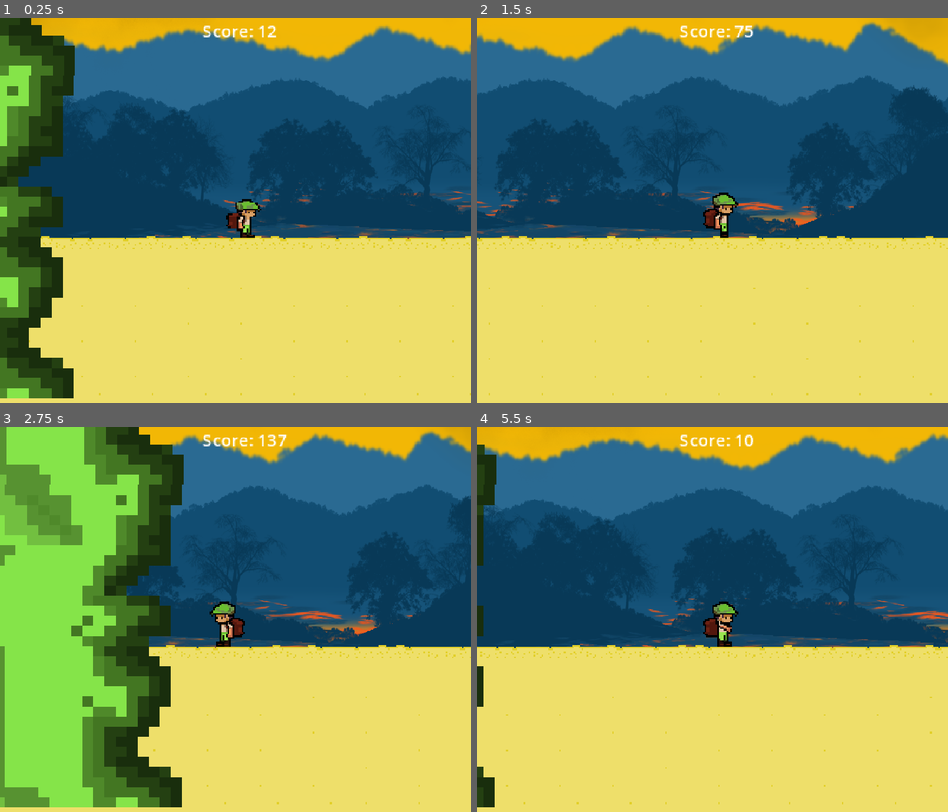
Above: before the commit, frames 1-4 (two rows, left to right).
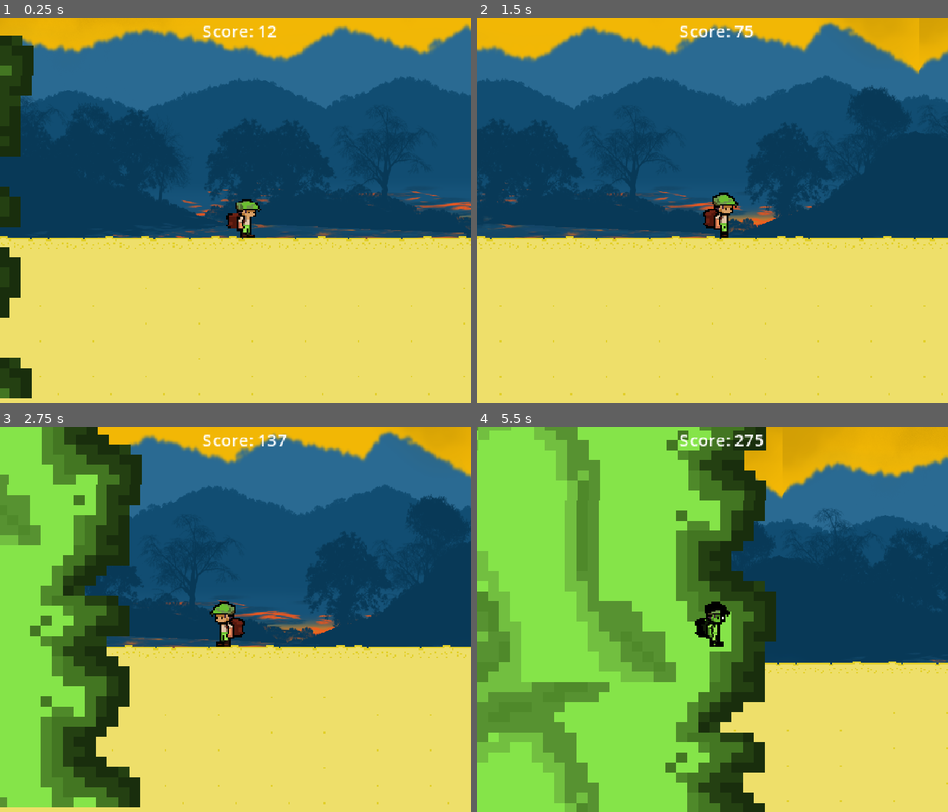
Above: after the commit, the same moments.

Repository: Overlord1304/Stormlock-Escape
Game: Godot game, scene res://scenes/main.tscn
The game is run twice, just before and just after one commit, with the same random seed, the same clock (stepped at 60 frames per second) and the same inputs.
Inputs:
- Up to frame 1 (0.25 s): no input
- Up to frame 2 (1.5 s): tap Enter at 0.5 s; hold Right (ui_right) from 0.53 s (still down); tap Alt at 0.6 s; tap Up (ui_up) at 0.77 s; tap Shift at 1.35 s
- Up to frame 3 (2.75 s): tap Up (ui_up) at 1.52 s; release Right (ui_right) at 2.03 s; hold Left (ui_left) from 2.03 s (still down); tap Alt at 2.1 s
- Up to frame 4 (5.5 s): release Left (ui_left) at 2.78 s; hold Right (ui_right) 2.78-4.28 s; tap Shift at 2.85, 4.35 s; tap Up (ui_up) at 3.02, 3.77, 4.52 s; tap Alt at 3.6, 5.1 s; hold Left (ui_left) 4.28-5.03 s; hold Right (ui_right) from 5.03 s (still down)

The runs differ from the first frame. In frame 1, 22% of the frame differs, in the area x 0-100%, y 0-99%; in frame 2, 15%; in frame 3, 35%; in frame 4, 71%, in the area x 0-100%, y 0-100%.

Commit message:
added death animation for player

Diff:
--- a/scenes/main.tscn
+++ b/scenes/main.tscn
@@ -9,10 +9,6 @@
 
 [node name="Node2D" type="Node2D"]
 script = ExtResource("1_tefeu")
-
-[node name="player" parent="." instance=ExtResource("6_tefeu")]
-z_index = 1
-position = Vector2(202, 134)
 
 [node name="Node2D" parent="." instance=ExtResource("3_sugp2")]
 position = Vector2(-980, -324)
@@ -44,3 +40,6 @@
 offset_left = 73.5
 offset_right = 257.5
 offset_bottom = 53.0
+
+[node name="player" parent="." instance=ExtResource("6_tefeu")]
+position = Vector2(228, 112)
--- a/scenes/player.tscn
+++ b/scenes/player.tscn
@@ -1,13 +1,42 @@
-[gd_scene load_steps=30 format=3 uid="uid://b46ati8dl6si0"]
+[gd_scene load_steps=38 format=3 uid="uid://b46ati8dl6si0"]
 
 [ext_resource type="Script" uid="uid://cyjqbcgq12gsu" path="res://scripts/player.gd" id="1_dqkch"]
-[ext_resource type="Texture2D" uid="uid://dnfcevdxtdcaa" path="res://anims/playersheet-sheet.png" id="2_qlg0r"]
-[ext_resource type="Texture2D" uid="uid://daqo0xka2bm7l" path="res://anims/playerjump.png" id="3_tuyoq"]
-[ext_resource type="Texture2D" uid="uid://uer0cn4gi6ny" path="res://anims/walking.png" id="4_fjrip"]
+[ext_resource type="Texture2D" uid="uid://dnfcevdxtdcaa" path="res://sprites/playersheet-sheet.png" id="2_qlg0r"]
+[ext_resource type="Texture2D" uid="uid://cpy6vnyqu0g31" path="res://sprites/death.png" id="2_tuyoq"]
+[ext_resource type="Texture2D" uid="uid://daqo0xka2bm7l" path="res://sprites/playerjump.png" id="3_tuyoq"]
+[ext_resource type="Texture2D" uid="uid://uer0cn4gi6ny" path="res://sprites/walking.png" id="4_fjrip"]
 
 [sub_resource type="RectangleShape2D" id="RectangleShape2D_smehm"]
 size = Vector2(7, 28)
 
+[sub_resource type="AtlasTexture" id="AtlasTexture_fjrip"]
+atlas = ExtResource("2_tuyoq")
+region = Rect2(0, 0, 32, 32)
+
+[sub_resource type="AtlasTexture" id="AtlasTexture_smehm"]
+atlas = ExtResource("2_tuyoq")
+region = Rect2(32, 0, 32, 32)
+
+[sub_resource type="AtlasTexture" id="AtlasTexture_ur7pv"]
+atlas = ExtResource("2_tuyoq")
+region = Rect2(64, 0, 32, 32)
+
+[sub_resource type="AtlasTexture" id="AtlasTexture_y4r1p"]
+atlas = ExtResource("2_tuyoq")
+region = Rect2(96, 0, 32, 32)
+
+[sub_resource type="AtlasTexture" id="AtlasTexture_d2wvv"]
+atlas = ExtResource("2_tuyoq")
+region = Rect2(128, 0, 32, 32)
+
+[sub_resource type="AtlasTexture" id="AtlasTexture_3v2ag"]
+atlas = ExtResource("2_tuyoq")
+region = Rect2(160, 0, 32, 32)
+
+[sub_resource type="AtlasTexture" id="AtlasTexture_jej6c"]
+atlas = ExtResource("2_tuyoq")
+region = Rect2(192, 0, 32, 32)
+
 [sub_resource type="AtlasTexture" id="AtlasTexture_tbgi4"]
 atlas = ExtResource("2_qlg0r")
 region = Rect2(0, 0, 32, 32)
@@ -102,6 +131,32 @@
 
 [sub_resource type="SpriteFrames" id="SpriteFrames_ur7pv"]
 animations = [{
+"frames": [{
+"duration": 1.0,
+"texture": SubResource("AtlasTexture_fjrip")
+}, {
+"duration": 1.0,
+"texture": SubResource("AtlasTexture_smehm")
+}, {
+"duration": 1.0,
+"texture": SubResource("AtlasTexture_ur7pv")
+}, {
+"duration": 1.0,
+"texture": SubResource("AtlasTexture_y4r1p")
+}, {
+"duration": 1.0,
+"texture": SubResource("AtlasTexture_d2wvv")
+}, {
+"duration": 1.0,
+"texture": SubResource("AtlasTexture_3v2ag")
+}, {
+"duration": 1.0,
+"texture": SubResource("AtlasTexture_jej6c")
+}],
+"loop": false,
+"name": &"death",
+"speed": 5.0
+}, {
 "frames": [{
 "duration": 1.0,
 "texture": SubResource("AtlasTexture_tbgi4")
@@ -198,7 +253,7 @@
 [node name="AnimatedSprite2D" type="AnimatedSprite2D" parent="."]
 position = Vector2(0, 2)
 sprite_frames = SubResource("SpriteFrames_ur7pv")
-animation = &"jump"
+animation = &"idle"
 
 [node name="Camera2D" type="Camera2D" parent="."]
 zoom = Vector2(3, 3)
--- a/scripts/game.gd
+++ b/scripts/game.gd
@@ -4,7 +4,15 @@
 var game_over: bool = false
 
 @onready var score_label = $CanvasLayer/ScoreLabel
+var PlayerScene = preload("res://scenes/player.tscn")
 
+func spawn_player(position: Vector2):
+	var player = PlayerScene.instantiate()
+	add_child(player)
+	player.position = position
+
+	if player.has_node("Camera2D"):
+		player.get_node("Camera2D").current = true
 func _process(delta):
 	if not game_over:
 		score += delta * 50
--- a/scripts/player.gd
+++ b/scripts/player.gd
@@ -52,6 +52,7 @@
 		anim.play("idle")
 	else:
 		anim.play("walk")
+#rip function
 func die():
 	if is_dead:
 		return
@@ -61,7 +62,7 @@
 	set_process(false)
 	set_physics_process(false)
 
-	anim.play("jump")
+	anim.play("death")
 	await anim.animation_finished
 
 
--- a/scripts/recyclingground.gd
+++ b/scripts/recyclingground.gd
@@ -3,47 +3,43 @@
 @export var ground_scene: PackedScene
 @export var segment_count: int = 7
 
-var segments: Array[TileMapLayer] = []
-var segment_width: float = 0.0
-var ground_container: Node2D
+var segments = []
+var segment_width
+var ground_container
 
+func _ready():
+	ground_container = get_node("../GroundContainer")
+	segment_width = calculate_segment_width()
 
-func _ready() -> void:
-	segment_width = calculate_segment_width()
-	ground_container = get_node("../GroundContainer")
-
-	for i in range(segment_count):
-		var seg: TileMapLayer = ground_scene.instantiate()
+	# spawn a few of the segments
+	for i in segment_count:
+		var seg = ground_scene.instantiate()
 		seg.position.x = i * segment_width
-		seg.position.x = -(i*segment_width)
 		ground_container.add_child(seg)
 		segments.append(seg)
 
+func _process(_delta):
+	var cam = get_viewport().get_camera_2d()
+	var camera_x = cam.global_position.x
+	var screen_w = get_viewport().size.x
 
-func _process(_delta):
-	var camera_x: float = get_viewport().get_camera_2d().global_position.x
-	var screen_width: float = float(get_viewport().size.x)
+	# chekc if any segments r off screen
+	for seg in segments:
+		if seg.global_position.x + segment_width < camera_x - screen_w * 1.5:
+			# move segment to the right side
+			var right = find_right_segment()
+			seg.global_position.x = right.global_position.x + segment_width
 
-	var left_limit: float = camera_x - screen_width * 1.2
-
-	for seg in segments:
-
-		if seg.global_position.x + segment_width < left_limit:
-			var rightmost := get_rightmost_segment()
-			seg.global_position.x = rightmost.global_position.x + segment_width
-
-
-func get_rightmost_segment() -> TileMapLayer:
-	var right_seg: TileMapLayer = segments[0]
+func find_right_segment():
+	var right_seg = segments[0]
 	for seg in segments:
 		if seg.global_position.x > right_seg.global_position.x:
 			right_seg = seg
 	return right_seg
 
-
-func calculate_segment_width() -> float:
-	var temp: TileMapLayer = ground_scene.instantiate()
-	var used := temp.get_used_rect()
-	var cell := temp.tile_set.tile_size
-	temp.queue_free()
-	return float(used.size.x * cell.x)
+func calculate_segment_width():
+	var temp_seg = ground_scene.instantiate()
+	var rect = temp_seg.get_used_rect()
+	var tile_size = temp_seg.tile_set.tile_size
+	temp_seg.queue_free()
+	return rect.size.x * tile_size.x
--- a/scripts/storm.gd
+++ b/scripts/storm.gd
@@ -2,13 +2,12 @@
 @export var speed: float = 75.0
 func _ready() -> void:
 	$AnimatedSprite2D.play()
-
-func _on_area_2d_body_entered(body: CharacterBody2D) -> void:
+#detecting da player
+func _on_area_2d_body_entered(body: CharacterBody2D):
 	if body.is_in_group("player"):
 		body.die()
 
 
 
-
 func _physics_process(delta: float):
 	position.x += speed * delta
Binary file added: sprites/death.png
Not shown, added: sprites/death.png.import
Renamed: anims/godotwaka.png -> sprites/godotwaka.png
Not shown, changed: sprites/godotwaka.png.import
Renamed: anims/godotwaka2.png -> sprites/godotwaka2.png
Not shown, changed: sprites/godotwaka2.png.import
Renamed: anims/groundtileset.png -> sprites/groundtileset.png
Not shown, changed: sprites/groundtileset.png.import
Renamed: anims/icon.jpg -> sprites/icon.jpg
Not shown, changed: sprites/icon.jpg.import
Renamed: anims/playerjump.png -> sprites/playerjump.png
Not shown, changed: sprites/playerjump.png.import
(and 6 more such lines)
